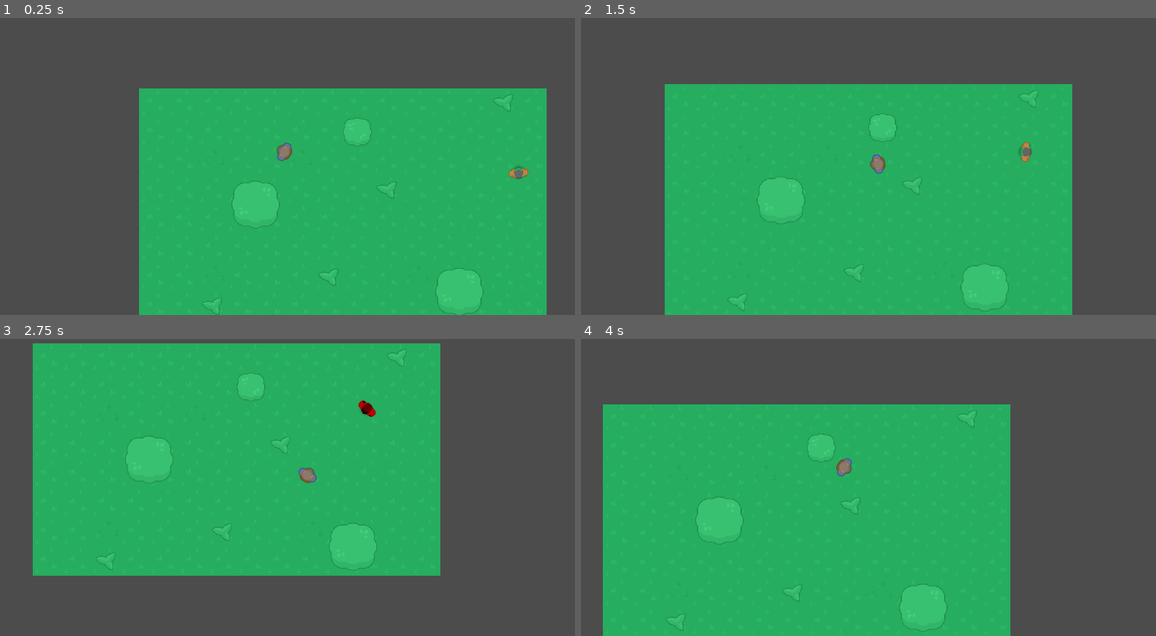
Above: before the commit, frames 1-4 (two rows, left to right).
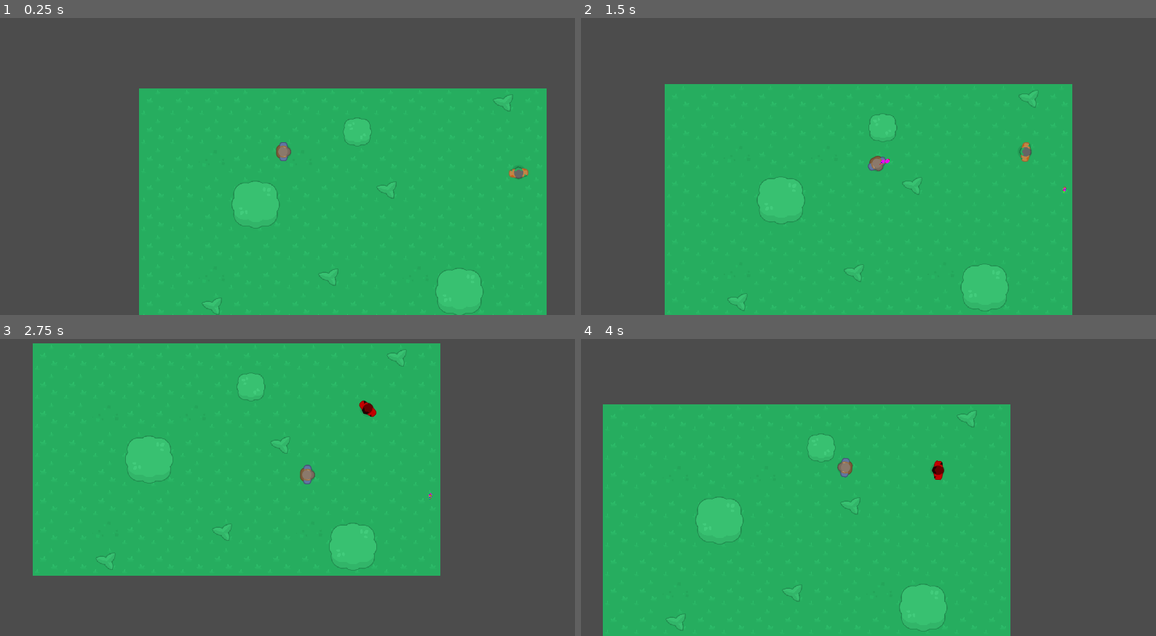
Above: after the commit, the same moments.

Repository: kinge880/GameJam
Game: Godot game, scene res://Word.tscn
Same seed, same stepped clock (60 frames per second), same inputs: the game is played once before the commit and once after it.
Inputs (mouse positions are in pixels of both pictures, inside the frame that each line leads up to):
- Up to frame 1 (0.25 s): no input
- Up to frame 2 (1.5 s): tap Enter at 0.5 s; move the mouse to (995, 133) at 0.52 s; hold D (ui_right) 0.53-1.28 s; hold Space (atk) 0.53-1.28 s; click (995, 133) at 0.67 s; move the mouse to (747, 166) at 1.27 s; hold S (ui_down) from 1.28 s (still down); tap Space (atk) at 1.35 s; click (747, 166) at 1.42 s
- Up to frame 3 (2.75 s): move the mouse to (339, 401) at 2.02 s; release S (ui_down) at 2.03 s; hold D (ui_right) from 2.03 s (still down); hold Space (atk) from 2.03 s (still down); click (339, 401) at 2.17 s
- Up to frame 4 (4 s): move the mouse to (834, 537) at 2.77 s; release D (ui_right) at 2.78 s; release Space (atk) at 2.78 s; hold W (ui_up) 2.78-3.53 s; tap Space (atk) at 2.85 s; click (834, 537) at 2.92 s; move the mouse to (1041, 520) at 3.52 s; hold A (ui_left) from 3.53 s (still down); hold Space (atk) from 3.53 s (still down); click (1041, 520) at 3.67 s

The runs differ from the first frame. In frame 1, less than 0.1% of the frame differs, in the area x 47-51%, y 41-49%; in frame 2, 0.1%; in frame 3, 0.1%; in frame 4, 0.2%, in the area x 44-64%, y 39-48%.

Commit message:
balas (beta)
cena e ligação das balas adicionado (falta apenas arrumar a direção)

Diff:
--- /dev/null
+++ b/Bullet.gd
@@ -0,0 +1,28 @@
+extends Area2D
+
+export var speed = 1
+export var damage = 10
+export var lifetime = 0.8
+var velocity = Vector2()
+
+#essa função é chamada assim que a bala é instanciada
+func _start(_position, _direction):
+	global_position = _position
+	global_rotation = _direction.angle()
+	$Lifetime.wait_time = lifetime
+	velocity = _direction * speed
+func _process(delta):
+	global_position += velocity * delta
+
+func _dimiss():
+	queue_free()
+
+func _on_Bullet_body_entered(body):
+	#caso bata em algo ela some (no futuro podemos colcoar mais coisas como uma explosão)
+	_dimiss()
+	if body.has_method('_take_damage'):
+		body._take_damage(damage)
+
+func _on_Lifetime_timeout():
+		#caso não bata em nada, ela some apos um tempo igual a lifetime
+	_dimiss()
--- /dev/null
+++ b/Bullet.tscn
@@ -0,0 +1,45 @@
+[gd_scene load_steps=9 format=2]
+
+[ext_resource path="res://Bullet.gd" type="Script" id=1]
+[ext_resource path="res://Sprites/Bullet/Bullet 5.png" type="Texture" id=2]
+[ext_resource path="res://Sprites/Bullet/Bullet 1.png" type="Texture" id=3]
+[ext_resource path="res://Sprites/Bullet/Bullet 4.png" type="Texture" id=4]
+[ext_resource path="res://Sprites/Bullet/Bullet 3.png" type="Texture" id=5]
+[ext_resource path="res://Sprites/Bullet/Bullet 2.png" type="Texture" id=6]
+
+[sub_resource type="SpriteFrames" id=1]
+animations = [ {
+"frames": [ ExtResource( 2 ), ExtResource( 3 ), ExtResource( 4 ), ExtResource( 5 ), ExtResource( 6 ) ],
+"loop": true,
+"name": "bullet",
+"speed": 5.0
+} ]
+
+[sub_resource type="CapsuleShape2D" id=2]
+radius = 3.52878
+height = 8.1593
+
+[node name="Bullet" type="Area2D"]
+position = Vector2( 340.464, 142.376 )
+z_index = 1
+collision_layer = 8
+collision_mask = 5
+script = ExtResource( 1 )
+__meta__ = {
+"_edit_group_": true
+}
+
+[node name="Lifetime" type="Timer" parent="."]
+autostart = true
+
+[node name="AnimatedSprite" type="AnimatedSprite" parent="."]
+frames = SubResource( 1 )
+animation = "bullet"
+frame = 1
+playing = true
+
+[node name="CollisionShape2D" type="CollisionShape2D" parent="."]
+position = Vector2( -1.50259, -3.52097 )
+shape = SubResource( 2 )
+[connection signal="body_entered" from="." to="." method="_on_Bullet_body_entered"]
+[connection signal="timeout" from="Lifetime" to="." method="_on_Lifetime_timeout"]
--- a/Enemy.tscn
+++ b/Enemy.tscn
@@ -11,6 +11,8 @@
 radius = 200.0
 
 [node name="Enemy" type="KinematicBody2D"]
+collision_layer = 4
+collision_mask = 3
 script = ExtResource( 1 )
 __meta__ = {
 "_edit_group_": true
@@ -32,6 +34,7 @@
 shape = SubResource( 1 )
 
 [node name="Visibility" type="Area2D" parent="."]
+collision_mask = 2
 
 [node name="CollisionShape2D2" type="CollisionShape2D" parent="Visibility"]
 shape = SubResource( 2 )
--- a/EnemyArea.tscn
+++ b/EnemyArea.tscn
@@ -13,7 +13,8 @@
 [node name="Enemy" type="Node2D"]
 
 [node name="AreaMove" type="Area2D" parent="."]
-collision_mask = 2
+collision_layer = 0
+collision_mask = 6
 __meta__ = {
 "_edit_group_": true
 }
@@ -29,3 +30,5 @@
 rotation = -1.63473
 
 [node name="Enemy" parent="Path2D/PathFollow2D" instance=ExtResource( 1 )]
+[connection signal="body_entered" from="AreaMove" to="Path2D/PathFollow2D/Enemy" method="_on_AreaMove_body_entered"]
+[connection signal="body_exited" from="AreaMove" to="Path2D/PathFollow2D/Enemy" method="_on_AreaMove_body_exited"]
--- a/Player.tscn
+++ b/Player.tscn
@@ -1,20 +1,24 @@
-[gd_scene load_steps=4 format=2]
+[gd_scene load_steps=5 format=2]
 
 [ext_resource path="res://Script/Player.gd" type="Script" id=1]
-[ext_resource path="res://Sprites/survivor1_stand.png" type="Texture" id=2]
+[ext_resource path="res://Bullet.tscn" type="PackedScene" id=2]
+[ext_resource path="res://Sprites/survivor1_stand.png" type="Texture" id=3]
 
 [sub_resource type="CapsuleShape2D" id=1]
 radius = 11.0519
 height = 21.5558
 
 [node name="Player" type="KinematicBody2D"]
+collision_layer = 2
+collision_mask = 5
 script = ExtResource( 1 )
 __meta__ = {
 "_edit_group_": true
 }
+Bullet = ExtResource( 2 )
 
 [node name="Sprite" type="Sprite" parent="."]
-texture = ExtResource( 2 )
+texture = ExtResource( 3 )
 
 [node name="CollisionShape2D" type="CollisionShape2D" parent="."]
 position = Vector2( -1, 0 )
--- a/Script/Enemy.gd
+++ b/Script/Enemy.gd
@@ -7,7 +7,7 @@
 #instancia do player, começando como null
 var player = null
 #se o player ta dentro ou não da area limite de movimentos do enemy
-var player_inside_area = true
+var player_inside_area = false
 #se o player entrou ou não na area de visão do enemy
 var player_is_visible = false
 #se o que esta dentro de qualquer uma das outras áreas é um player ou não
@@ -44,7 +44,7 @@
 		#recebo o navigation2D pegando a posição do player e a posição do enemy
 
 		path_navigation = navigation.get_simple_path(global_position, player.global_position)
-		#update()
+		update()
 		#a posição [0] seria a posição atual do enemy, a posição [1] deveria ser uma posição atualizada com base no melhor caminho
 		var nextPos = path_navigation[1]
 		#vetor 2 que recebe  a posição do path[1] - do enemy
@@ -69,11 +69,13 @@
 		stop_counter = 1
 
 	if state == 1:
+		path_navigation = navigation.get_simple_path(global_position, enemy_position)
+		var nextPos = path_navigation[1]
 		#igual ao anterior só que pegando a posição inicial do enemy
-		var to_origin = enemy_position - global_position
+		var to_origin = nextPos - global_position
 		to_origin = to_origin.normalized()
 		global_rotation = atan2(to_origin.y, to_origin.x)
-		move_and_collide(to_origin * speed * delta)
+		move_and_slide(to_origin * speed * delta)
 		#solução parcial, vou melhorar isso ainda
 		if int(global_position.x)  == int(enemy_position.x) and int(global_position.y)  == int(enemy_position.y):
 			state = 2
--- a/Script/Map.gd
+++ b/Script/Map.gd
@@ -1,5 +1,5 @@
 extends Node
-
+"""
 func _ready():
     set_camera_limits()
 
@@ -11,3 +11,11 @@
     $Player/Camera2D.limit_right = map_limits.end.x * map_cellsize.x
     $Player/Camera2D.limit_top = map_limits.position.y * map_cellsize.y
     $Player/Camera2D.limit_bottom = map_limits.end.y * map_cellsize.y
+"""
+
+#o map em si vai controlar a gerenciar a bala, pq se deixarmos isso sobre o player, bala vai receber o
+#transform do player e se mover no ar quando o player se mover
+func _on_Player_shoot(bullet, _position, _direction):
+	var b = bullet.instance()
+	add_child(b)
+	b._start(_position, _direction)
--- a/Script/Player.gd
+++ b/Script/Player.gd
@@ -3,7 +3,9 @@
 export var speed = 200
 var motion = Vector2()
 onready var raycast = $RayCast2D
-
+export (PackedScene) var Bullet
+signal shoot
+var can_shoot = true
 export var acc = 0.5
 export var dec = 0.1
 
@@ -14,7 +16,7 @@
 
 func _process(delta):
 	var movedir = Vector2()
-	look_at(get_global_mouse_position())
+	#look_at(get_global_mouse_position())
 
 	if Input.is_action_pressed("ui_down"):
 		movedir += Vector2(0, 1)
@@ -36,19 +38,30 @@
 	move_and_slide(motion * speed)
 
 	#atacar, podemos modificar aqui pra fazer do jeito que preferimos, deixei assim de inicio pra ter uma base
-	if Input.is_action_pressed("atk"):
-		var collision = raycast.get_collider()
-		if raycast.is_colliding() and collision.has_method("_kill"):
-			collision._kill()
+	if Input.is_action_just_pressed("atk"):
+		_shoot()
+		#var collision = raycast.get_collider()
+		#if raycast.is_colliding() and collision.has_method("_kill"):
+			#collision._kill()
 
 #função para ativar a situação escolhida de "morte"
 func _death():
 	get_tree().reload_current_scene()
 
 func lerp_angle(from, to, weight):
-    return from + short_angle_dist(from, to) * weight
+	return from + short_angle_dist(from, to) * weight
 
 func short_angle_dist(from, to):
-    var max_angle = PI * 2
-    var difference = fmod(to - from, max_angle)
-    return fmod(2 * difference, max_angle) - difference
+	var max_angle = PI * 2
+	var difference = fmod(to - from, max_angle)
+	return fmod(2 * difference, max_angle) - difference
+
+func _shoot():
+	#a bala ta feia e simples ainda, quando formos atras do sprite dele a gente organiza bonitinho
+	if can_shoot:
+		#can_shoot = false
+		#esse global_rotation no futuro vai ser substituido por $weapon.global_rotation, pois vamos criar esferas ou uma linha como arma ne
+		#dai eu acredito que ela pdoe rotacionar na direção do mouse e a bala sair dela, dai já preparei tudo pra isso
+		var dir = Vector2(1, 0).rotated(global_rotation)
+		#emito um sinal com a bala,posição do player(no futuro vai ser do portal) e a direção que no futuro vai ser dir
+		emit_signal('shoot', Bullet, global_position, get_global_mouse_position())
--- a/Word.tscn
+++ b/Word.tscn
@@ -1,8 +1,10 @@
-[gd_scene load_steps=6 format=2]
+[gd_scene load_steps=8 format=2]
 
-[ext_resource path="res://Sprites/Word.tres" type="TileSet" id=1]
-[ext_resource path="res://Player.tscn" type="PackedScene" id=2]
-[ext_resource path="res://EnemyArea.tscn" type="PackedScene" id=3]
+[ext_resource path="res://Script/Map.gd" type="Script" id=1]
+[ext_resource path="res://Sprites/Word.tres" type="TileSet" id=2]
+[ext_resource path="res://Player.tscn" type="PackedScene" id=3]
+[ext_resource path="res://EnemyArea.tscn" type="PackedScene" id=4]
+[ext_resource path="res://Bullet.tscn" type="PackedScene" id=5]
 
 [sub_resource type="GDScript" id=1]
 script/source = "extends Navigation2D
@@ -31,27 +33,33 @@
 outlines = [ PoolVector2Array( -178.126, 96.2149, -176.619, 602.681, 718.742, 602.681, 720.249, 94.7076 ), PoolVector2A …(918 unchanged characters)…
 
 [node name="Map" type="Node"]
+script = ExtResource( 1 )
 
 [node name="Ground" type="TileMap" parent="."]
-tile_set = ExtResource( 1 )
+tile_set = ExtResource( 2 )
 format = 1
 tile_data = PoolIntArray( 0, 0, 0, 1, 0, 0, 2, 0, 0, 3, 0, 0, 4, 0, 0, 5, 0, 0, 6, 0, 0, 7, 0, 0, 8, 0, 0, 9, 0, 0, 10, …(1395 unchanged characters)…
 
 [node name="TileMap" type="TileMap" parent="."]
 z_index = 1
-tile_set = ExtResource( 1 )
+tile_set = ExtResource( 2 )
 format = 1
 tile_data = PoolIntArray( 12, 6, 0, 65543, 5, 0, 196611, 4, 0, 196616, 6, 0, 393222, 6, 0, 393226, 4, 0, 458754, 6, 0 )
 
-[node name="Player" parent="." instance=ExtResource( 2 )]
+[node name="Player" parent="." instance=ExtResource( 3 )]
 position = Vector2( 318.4, 139.495 )
 
-[node name="EnemyNode" parent="." instance=ExtResource( 3 )]
+[node name="EnemyNode" parent="." instance=ExtResource( 4 )]
 position = Vector2( 701.862, 293.639 )
 
 [node name="Navigation2D" type="Navigation2D" parent="."]
+editor/display_folded = true
 script = SubResource( 1 )
 
 [node name="NavigationPolygonInstance" type="NavigationPolygonInstance" parent="Navigation2D"]
 position = Vector2( 176.396, -91.3568 )
 navpoly = SubResource( 2 )
+
+[node name="Bullet" parent="." instance=ExtResource( 5 )]
+visible = false
+[connection signal="shoot" from="Player" to="." method="_on_Player_shoot"]
--- a/project.godot
+++ b/project.godot
@@ -66,6 +66,7 @@
 2d_physics/layer_1="enviroments"
 2d_physics/layer_2="player"
 2d_physics/layer_3="enemys"
+2d_physics/layer_4="bullets"
 
 [rendering]
 
Binary file added: Sprites/Bullet/Bullet 1.png
Not shown, added: Sprites/Bullet/Bullet 1.png.import
Binary file added: Sprites/Bullet/Bullet 2.png
Not shown, added: Sprites/Bullet/Bullet 2.png.import
Binary file added: Sprites/Bullet/Bullet 3.png
Not shown, added: Sprites/Bullet/Bullet 3.png.import
Binary file added: Sprites/Bullet/Bullet 4.png
Not shown, added: Sprites/Bullet/Bullet 4.png.import
Binary file added: Sprites/Bullet/Bullet 5.png
Not shown, added: Sprites/Bullet/Bullet 5.png.import
